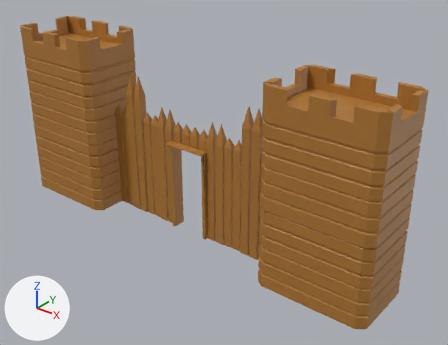
The FBX model Assets/ART/Models/Wall1.fbx: old version first, new version second.
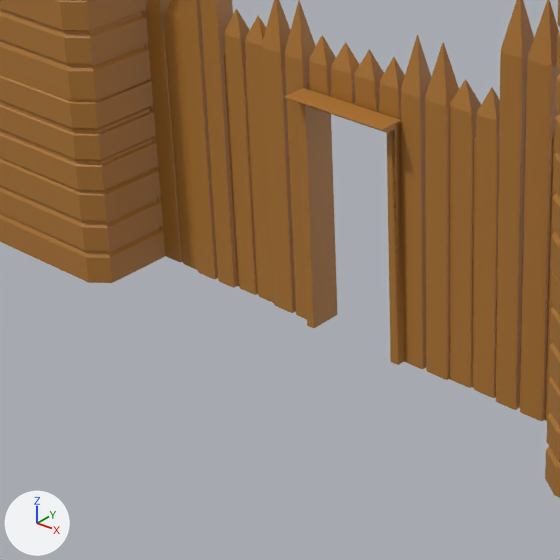
There are two pictures of each version: one whole from a 50 mm lens placed at (15.51, -17.27, 13.97), pointed at (1.32, 0.47, 2.97), one close up on the part from 14% to 59% of the width and 32% to 90% of the height. Arrows for +X, +Y and +Z are at lower left; the lights stay in place. Where no turn or scale is listed for an object, it has been applied to the vertices.

In view in the first close-up: 'Wall1'.
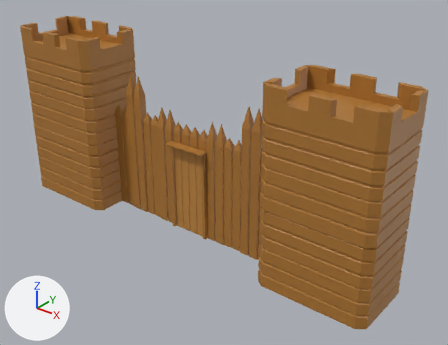
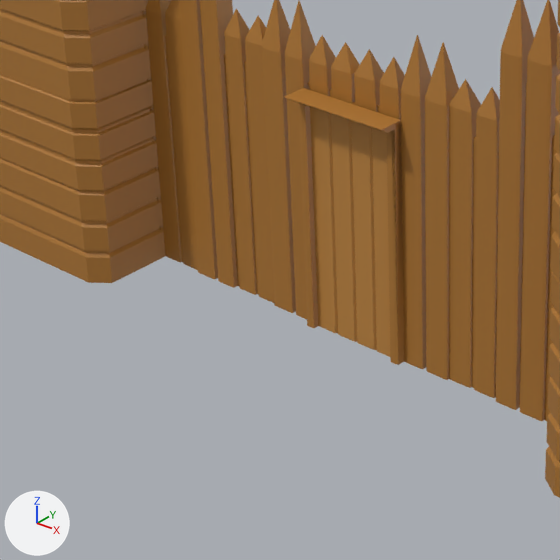
Boxes [x1, y1, x2, y2] around the edits, measured in the close-ups (560 x 560 px):
part 1 of me_cube_016, added (brown): after [310, 107, 390, 357]

What the commit changed:
me_cube_016 is used by ob_wall1; location (0.0, 0.0, 0.0).
me_cube_016 had 4338 vertices, 4035 faces and spanned x -8.9..8.9, y -1.5..1.5, z 0.0..7.8.
me_cube_016 now has 4382 vertices, 4077 faces and spans x -8.9..8.9, y -1.5..1.5, z 0.0..7.8.
me_cube_016 part 1: a new loose piece of 44 vertices spanning x -0.8..0.8, y -0.2..0.2, z 0.0..3.9, in mat_palette (picture img_megatexture_png).
